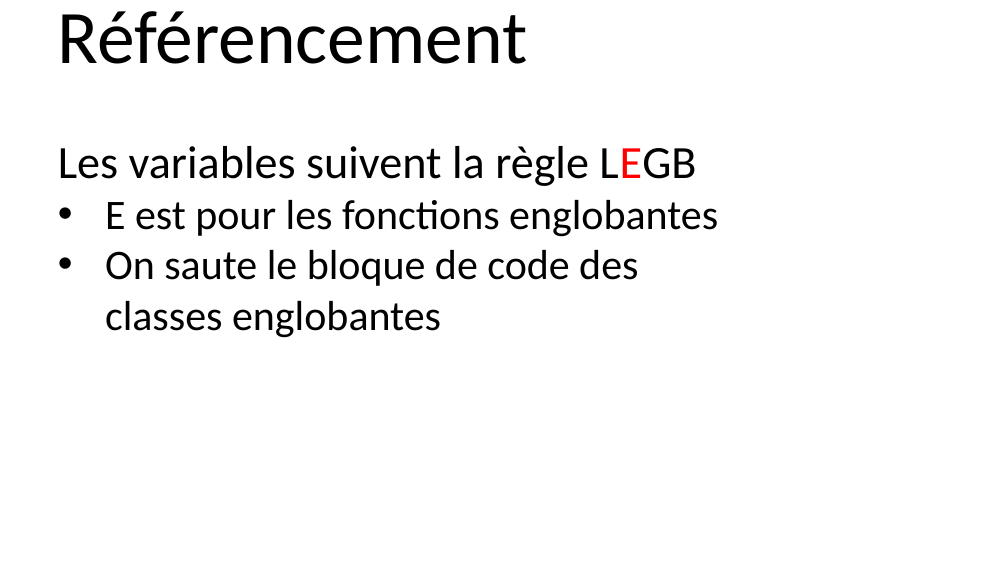
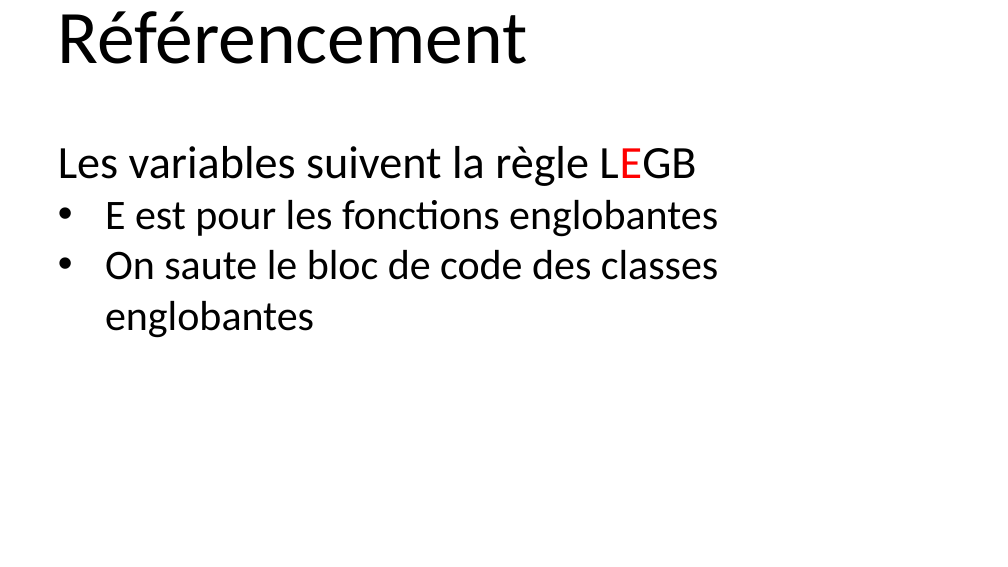
Before and after one commit to parmentelat/flotpython-archive, a slide deck: slide 8 of w6/w6-s5-av-slide1.pptx. Drawn at 1008x567 pixels with LibreOffice and Linux fonts; fonts in the diff are those of the drawing. Boxes give left, top, right and bottom in pixels: in the first picture for what was removed or moved away, otherwise in the second. Text is boxed around its words. In the diff, an @@ line names an element or a change of style, - is before the commit and + after.

```diff
--- a/w6/w6-s5-av-slide1.pptx
+++ b/w6/w6-s5-av-slide1.pptx
@@ text at [105,250,719,338]: text changed @@
-• On saute le bloque de code des classes englobantes
+• On saute le bloc de code des classes englobantes
```
Also in this commit, not shown: 11 other files.
